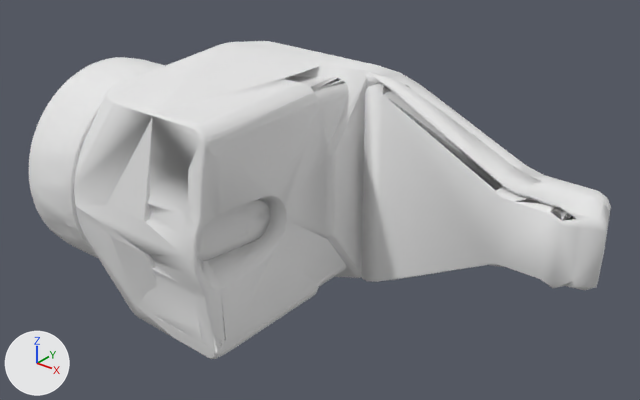
A saved change to the OBJ model resources/spot_arm/meshes/arm/visual/arm_link_wr1.obj.
Camera for both pictures: a camera (50 mm lens) standing at (0.3154, -0.1969, 0.1334) and looking at (0.1469, 0.0138, 0.0027). Arrows for +X, +Y and +Z are at lower left; the lights stay in place. The first picture is the older version. Where no turn or scale is listed for an object, it has been applied to the vertices. Vertices at exactly the same position are counted once.

In view in the first picture: 'arm0.link_wr1'.
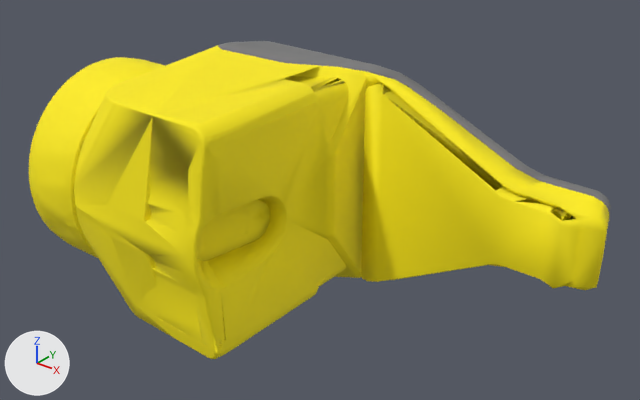
The change, as a list of edits to the scene's bpy script:
```text
Change mat_wrap:
    mat_wrap.base_color: (0.8, 0.8, 0.8) -> (0.2, 0.2, 0.2)  # white #e7e7e7 -> grey #7c7c7c
Add mat_yellow:
    mat_yellow = principled_material('Yellow')
    mat_yellow.base_color = (1.0, 0.843, 0.0)  # yellow #ffed00
    mat_yellow.roughness = 0.776
Change me_arm0_link_wr1:
    where me_arm0_link_wr1.from_pydata(...)  # 2950 vertices, 6029 faces; spans x 0.056..0.236, y -0.038..0.061, z -0.042..0.042
    used by ob_arm0_link_wr1; location = (0.0, 0.0, 0.0)
    me_arm0_link_wr1 part 1: all 5312 faces that had it switch from mat_blackabs (white #e7e7e7) to mat_yellow (yellow #ffed00)
```

Location of each change, [x1, y1, x2, y2] in pixels of the pictures (640 x 400 px):
'arm0.link_wr1', recoloured (white to yellow): [29, 41, 611, 359] in both
part 1 of me_arm0_link_wr1, recoloured (white to yellow): [29, 45, 609, 359] in both
